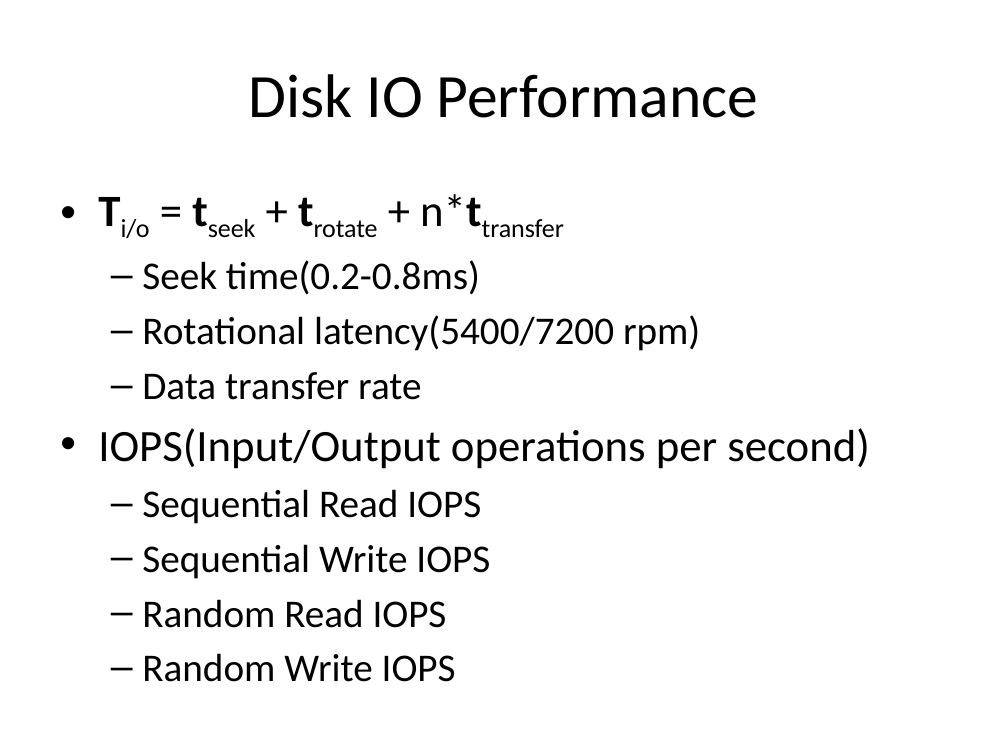
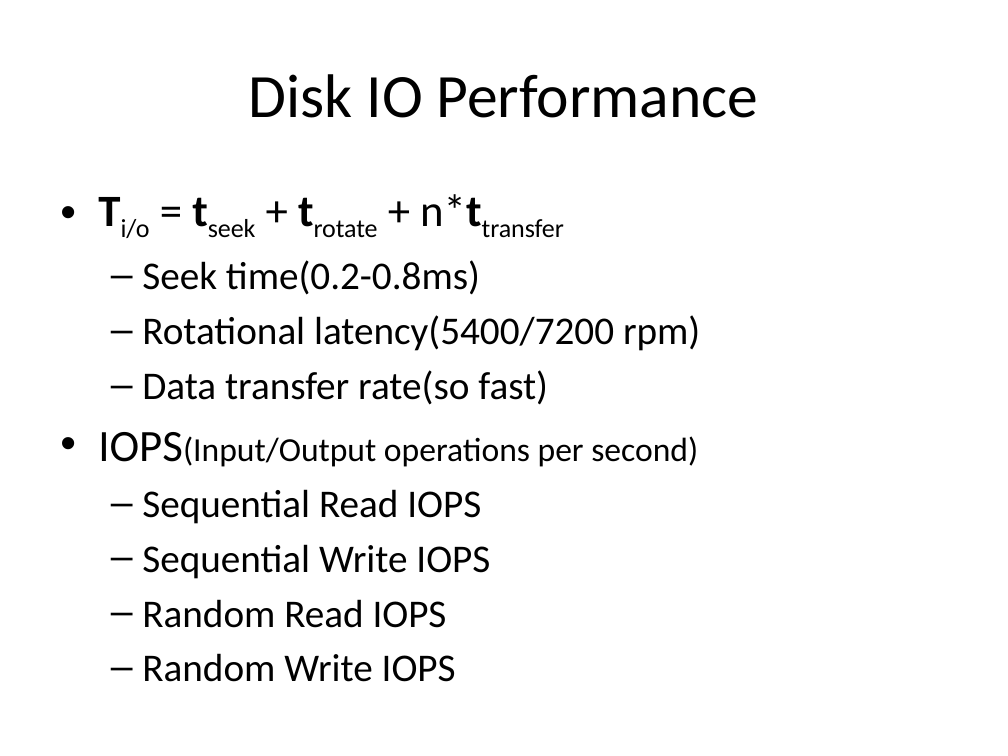
Before and after one commit to guhanjie/Knowledge-sharing, a slide deck: slide 37 of data model in memory and disk.pptx. Drawn at 1008x756 pixels with LibreOffice and Linux fonts; fonts in the diff are those of the drawing. Boxes give left, top, right and bottom in pixels: in the first picture for what was removed or moved away, otherwise in the second. Text is boxed around its words. In the diff, an @@ line names an element or a change of style, - is before the commit and + after.

Commit message:
v1.0 for data model in memory & disk

```diff
--- a/data model in memory and disk.pptx
+++ b/data model in memory and disk.pptx
@@ text at (x1=142, y1=370, x2=548, y2=405): text changed @@
-  – Data transfer rate
+  – Data transfer rate(so fast)
@@ text at (x1=98, y1=432, x2=698, y2=467): size 32 to 24 pt in "IOPS(Input/Output operations per second)"; less space between paragraphs @@
```
Also in this commit, not shown: 14 other slides changed, 1 slide added.
